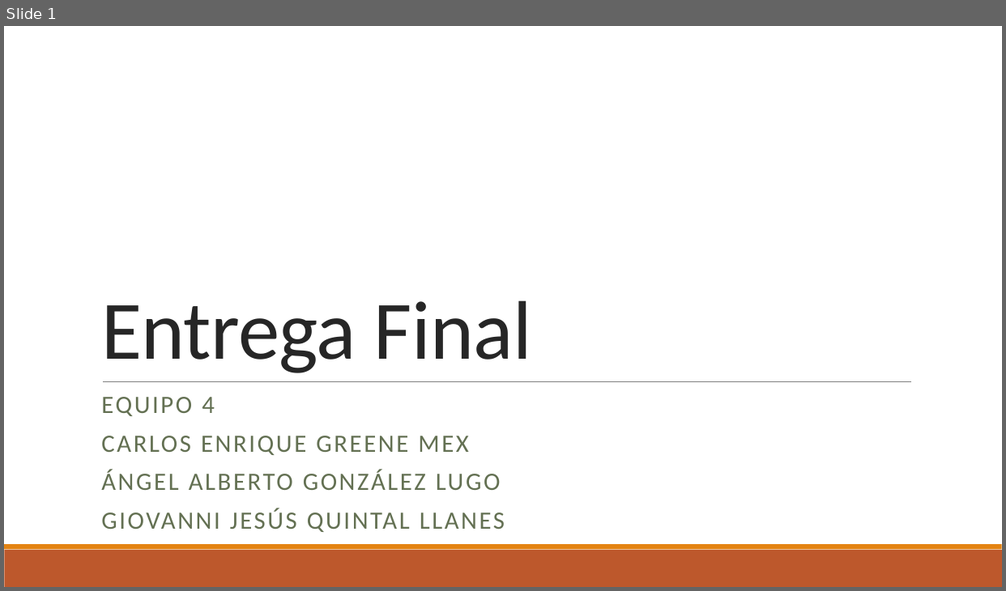
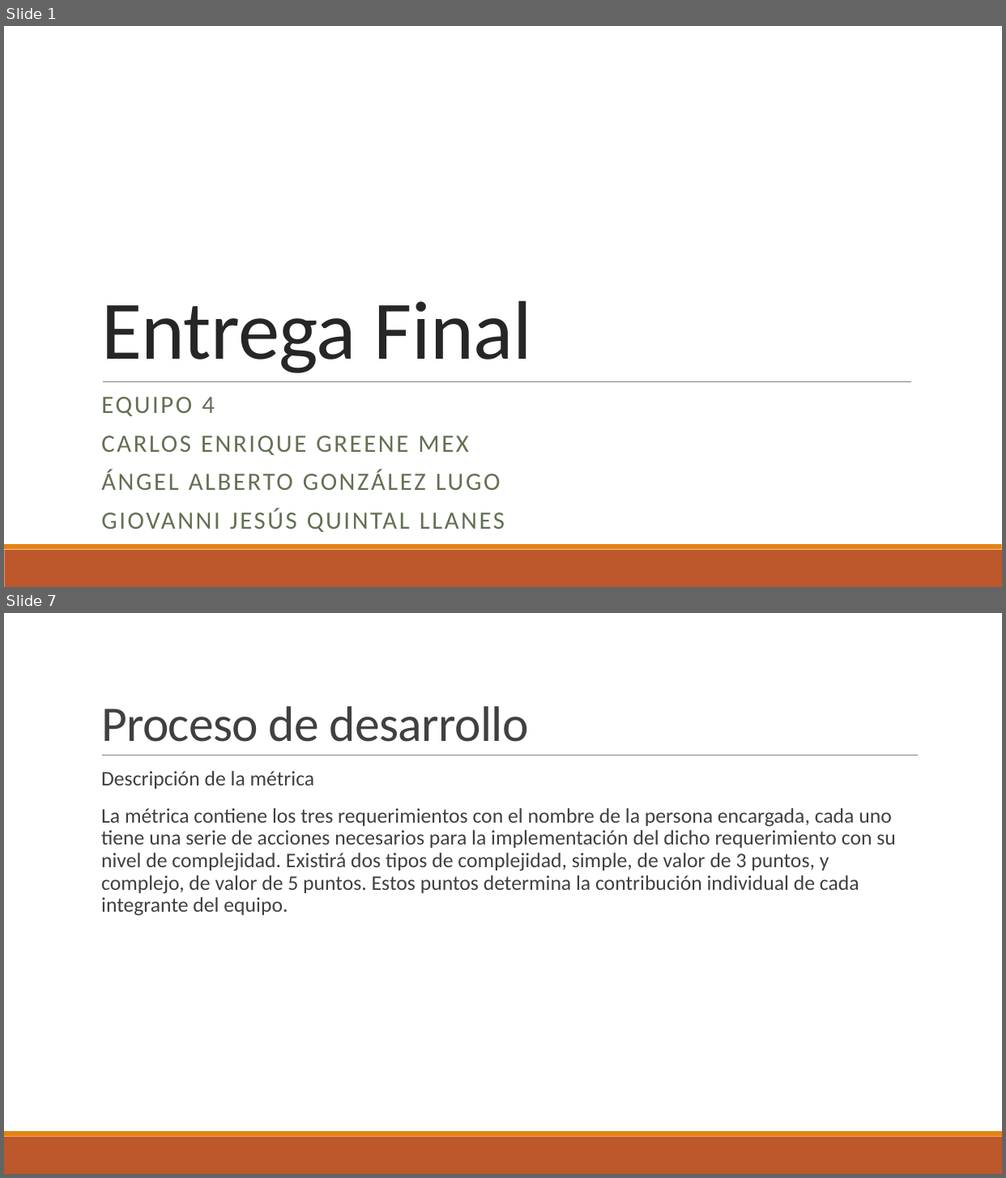
Before and after one commit to CarlosGreene/ProyectoEquipo4, a slide deck: Entrega final.pptx. Shown one above the other, each under a label of ours: slide 1 before the commit, slides 1 and 7 after it; the slides between them are not shown. The pictures are 1006x591 and 1006x1178 pixels, drawn with LibreOffice and Linux fonts; fonts in the diff are those of the drawing. Boxes give left, top, right and bottom in pixels: in the first picture for what was removed or moved away, otherwise in the second. Text is boxed around its words. In the diff, an @@ line names an element or a change of style, - is before the commit and + after.

```diff
--- a/Entrega final.pptx
+++ b/Entrega final.pptx
@@ slide 7 added at (4,613,1002,1174), background #FFFFFF; not listed: 2 template elements that a slide beside it also shows @@
@@ title added at (101,706,529,742), 48 pt, text #404040 @@
+Proceso de desarrollo
@@ line added from (102, 756) to (918, 756), #808080 0.5 pt @@
@@ text added at (101,771,896,916), 20 pt, text #404040 @@
+  Descripción de la métrica
+  La métrica contiene los tres requerimientos con el nombre de la persona encargada, cada uno tiene una serie de acciones necesarios para la implementación del dicho requerimiento con su nivel de complejidad. Existirá dos tipos de complejidad, simple, de valor de 3 puntos, y complejo, de valor de 5 puntos. Estos puntos determina la contribución individual de cada integrante del equipo.
```
Also in this commit, not shown: 7 other slides added, 1 slide removed, 5 other files.
